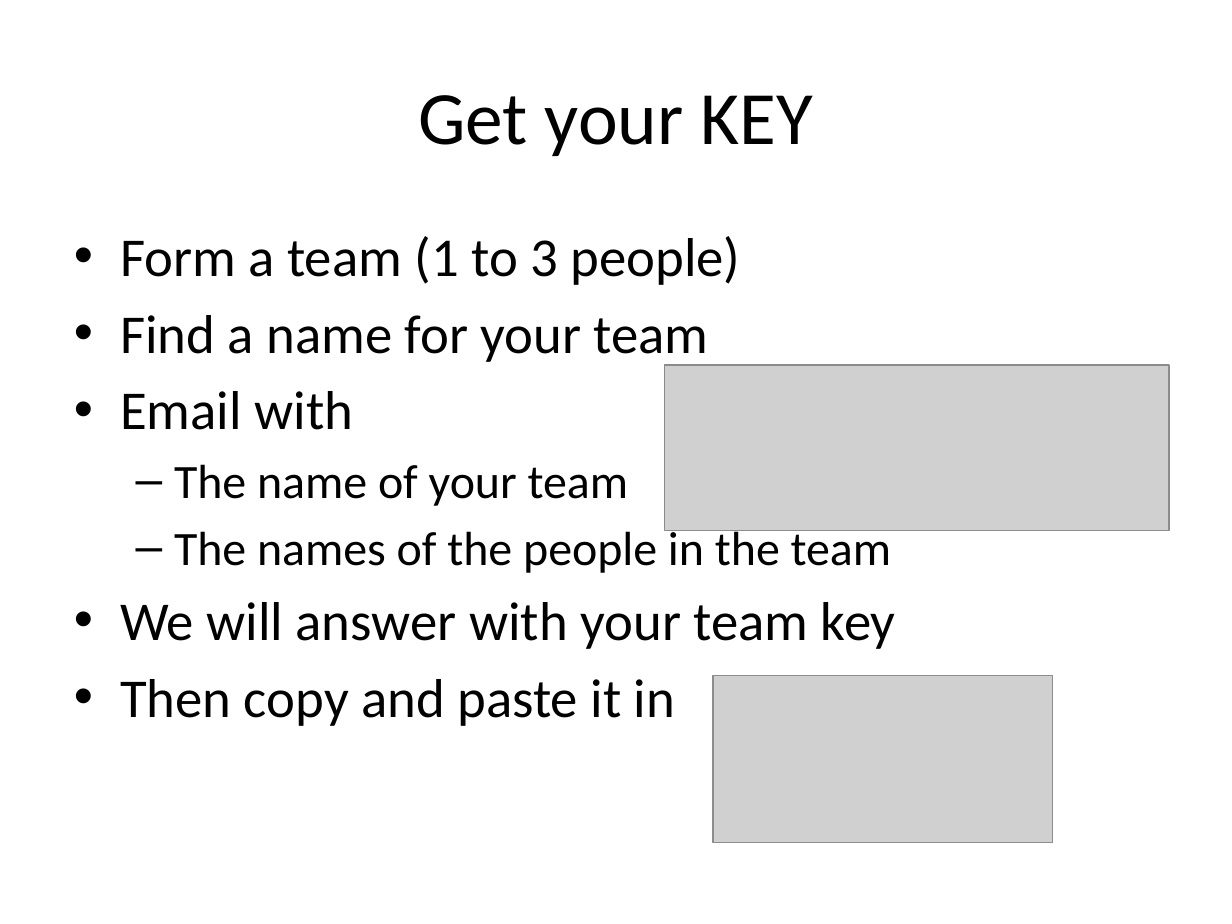
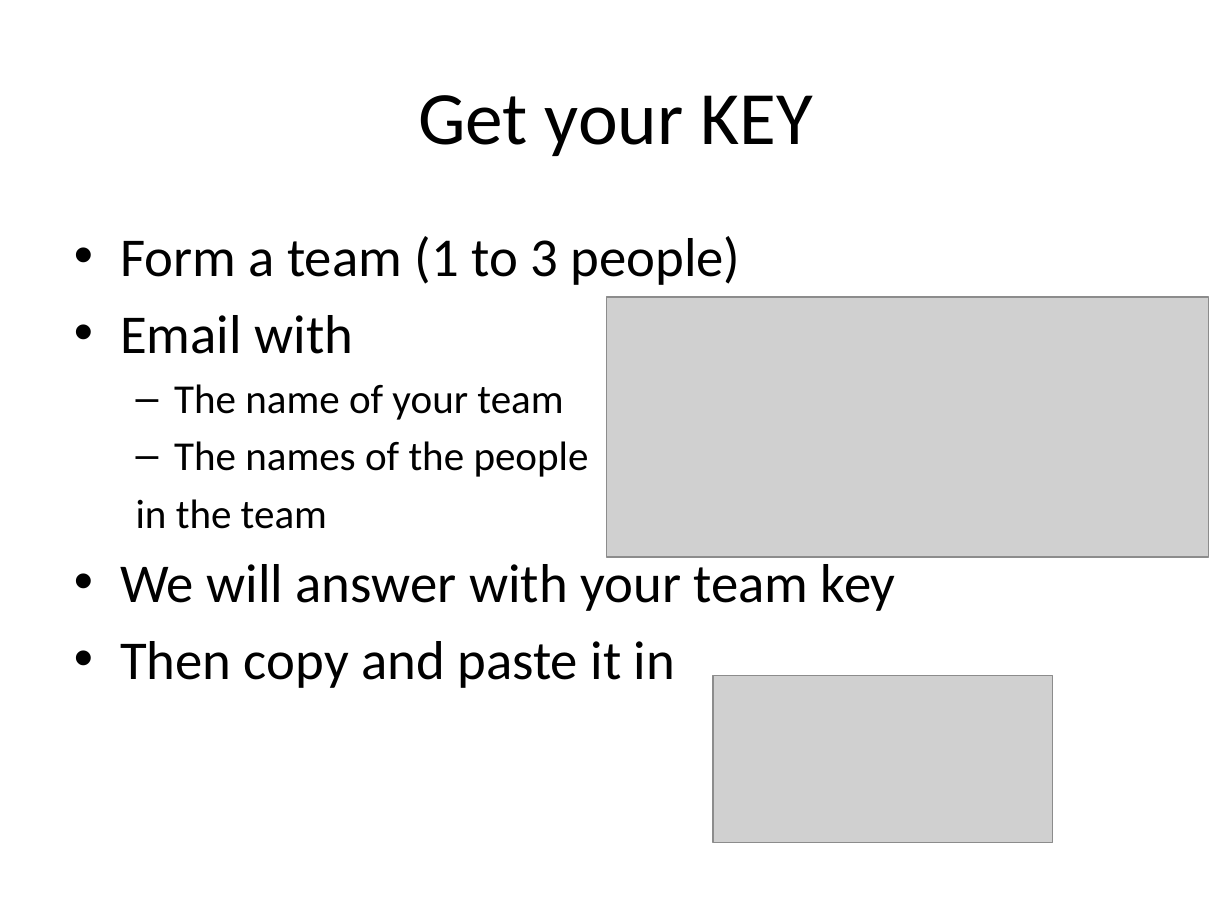
Before and after one commit to bcm-uga/mediation-challenge, a slide deck: slide 4 of How to submit your results.pptx. Drawn at 1232x924 pixels with LibreOffice and Linux fonts; fonts in the diff are those of the drawing; grey boxes stand for pictures. Boxes give left, top, right and bottom in pixels: in the first picture for what was removed or moved away, otherwise in the second. Text is boxed around its words. In the diff, an @@ line names an element or a change of style, - is before the commit and + after.

```diff
--- a/How to submit your results.pptx
+++ b/How to submit your results.pptx
@@ picture: place and size @@
-picture at <box>664,365,1168,530</box>
+picture at <box>606,297,1209,557</box>
@@ text at <box>120,315,709,366</box>: paragraph removed @@
-• Find a name for your team
@@ text at <box>174,384,563,420</box>: size 28 to 24 pt in "The name of your team" @@
@@ text at <box>136,441,589,529</box>: text changed; size 28 to 24 pt @@
-  – The names of the people in the team
+  – The names of the people
+  in the team
```
Also in this commit, not shown: 5 other files.
